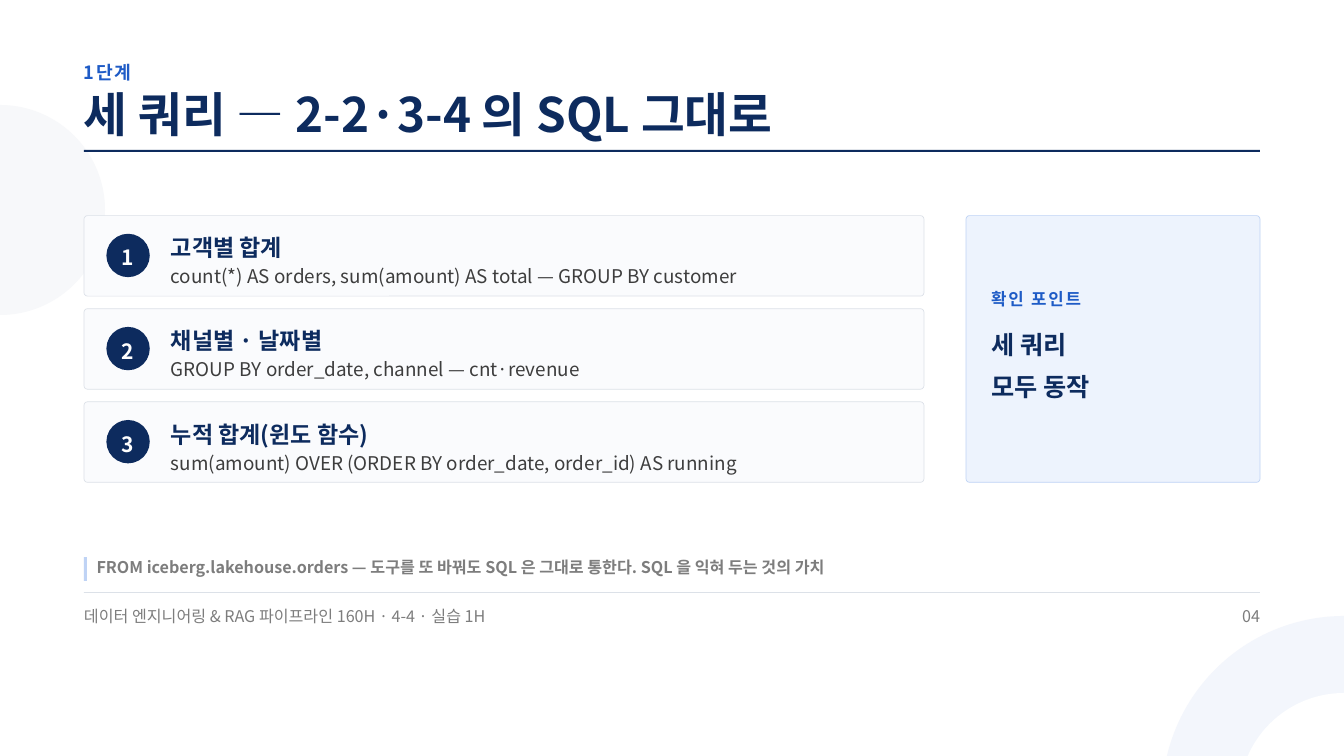
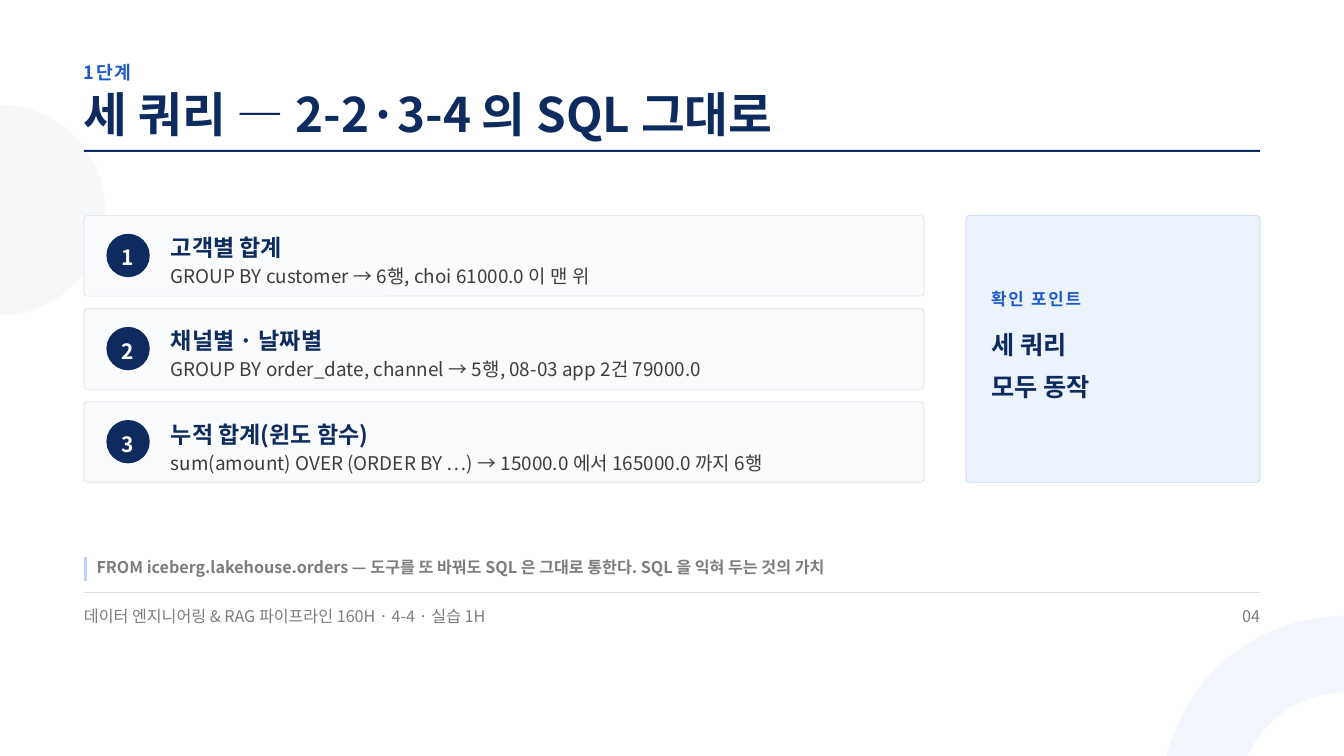
Before and after one commit to aebonlee/materials, a slide deck: slide 4 of data-eng/decks/w4d4s3.pptx. Drawn at 1344x756 pixels with LibreOffice and Linux fonts; fonts in the diff are those of the drawing. Boxes give left, top, right and bottom in pixels: in the first picture for what was removed or moved away, otherwise in the second. Text is boxed around its words. In the diff, an @@ line names an element or a change of style, - is before the commit and + after.

```diff
--- a/data-eng/decks/w4d4s3.pptx
+++ b/data-eng/decks/w4d4s3.pptx
@@ text at (x1=171, y1=267, x2=589, y2=287): text changed @@
-count(*) AS orders, sum(amount) AS total — GROUP BY customer
+GROUP BY customer → 6행, choi 61000.0 이 맨 위
@@ text at (x1=171, y1=360, x2=701, y2=381): text changed @@
-GROUP BY order_date, channel — cnt·revenue
+GROUP BY order_date, channel → 5행, 08-03 app 2건 79000.0
@@ text at (x1=171, y1=454, x2=763, y2=474): text changed @@
-sum(amount) OVER (ORDER BY order_date, order_id) AS running
+sum(amount) OVER (ORDER BY …) → 15000.0 에서 165000.0 까지 6행
```
Also in this commit, not shown: 7 other slides changed, 1 slide added, 1 slide removed, 11 other files.
